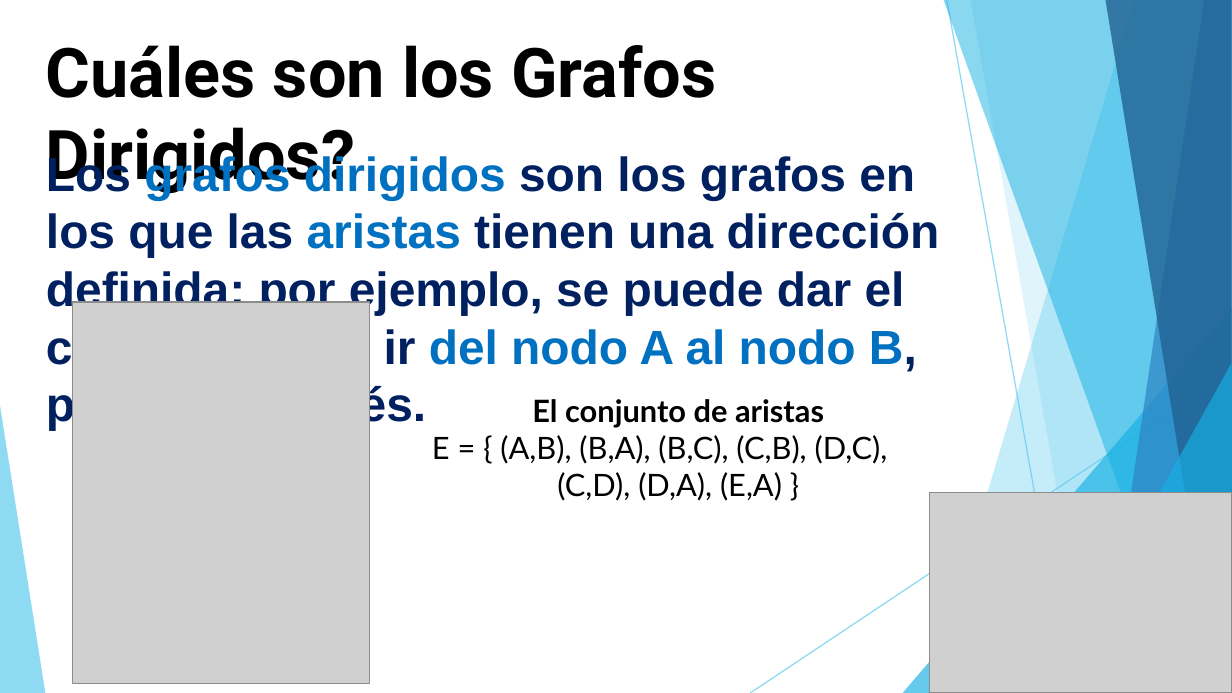
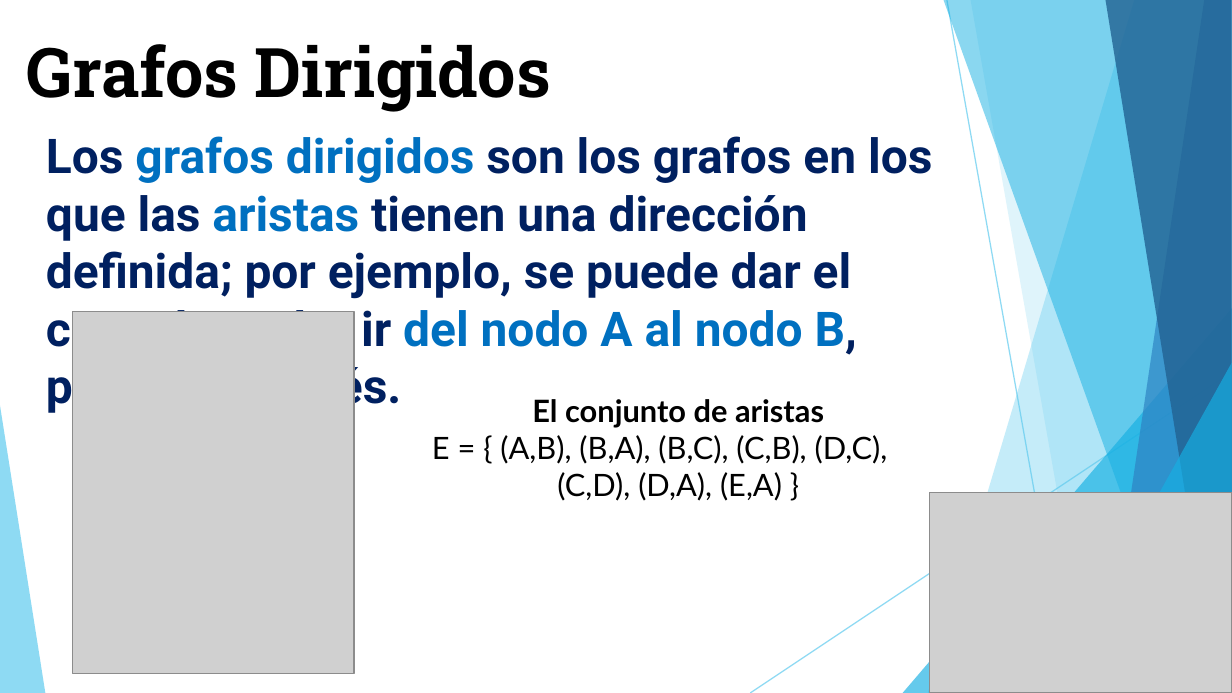
Before and after one commit to Yefri97/Introduction-to-Graph-Theory, a slide deck: slide 6 of PRESENTACIÓN TALLER GRAFOS.pptx. Drawn at 1232x693 pixels with LibreOffice and Linux fonts; fonts in the diff are those of the drawing; grey boxes stand for pictures. Boxes give left, top, right and bottom in pixels: in the first picture for what was removed or moved away, otherwise in the second. Text is boxed around its words. In the diff, an @@ line names an element or a change of style, - is before the commit and + after.

Commit message:
Presentación Taller Grafos - BFS

```diff
--- a/PRESENTACIÓN TALLER GRAFOS.pptx
+++ b/PRESENTACIÓN TALLER GRAFOS.pptx
@@ text at (27, 44, 551, 112): text changed; font Roboto to Roboto Slab @@
-Cuáles son los Grafos Dirigidos?
+Grafos Dirigidos
@@ text "Los grafos dirigidos son los ...": place and size @@
-text "Los grafos dirigidos son los ..." at (46, 153, 940, 430)
+text "Los grafos dirigidos son los ..." at (46, 136, 932, 414)
@@ text "Los grafos dirigidos son los ..." at (46, 136, 932, 414): font Arial to Roboto @@
@@ picture: place and size @@
-picture at (73, 302, 370, 684)
+picture at (73, 312, 354, 674)
```
Also in this commit, not shown: 6 other slides changed, 5 slides added, 1 slide removed.
